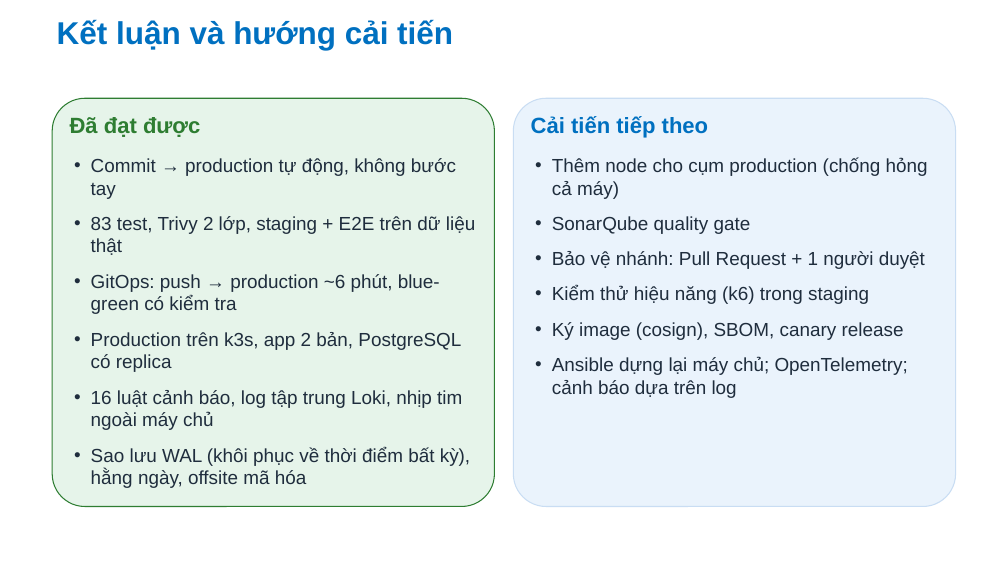
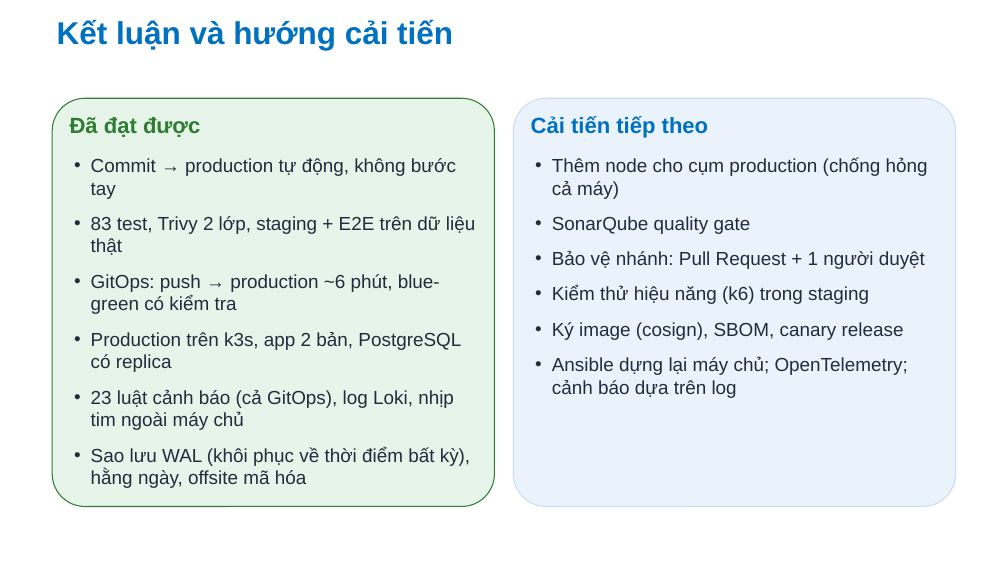
Before and after one commit to Anpham120/restaurant-management-system, a slide deck: slide 22 of docs/bao-cao/Slide_TrienKhaiPhanMem_AtlasRestaurant.pptx. Drawn at 1008x567 pixels with LibreOffice and Linux fonts; fonts in the diff are those of the drawing; background and template pictures are left out. Boxes give left, top, right and bottom in pixels: in the first picture for what was removed or moved away, otherwise in the second. Text is boxed around its words. In the diff, an @@ line names an element or a change of style, - is before the commit and + after.

```diff
--- a/docs/bao-cao/Slide_TrienKhaiPhanMem_AtlasRestaurant.pptx
+++ b/docs/bao-cao/Slide_TrienKhaiPhanMem_AtlasRestaurant.pptx
@@ text at (x1=91, y1=390, x2=454, y2=430): text changed @@
-• 16 luật cảnh báo, log tập trung Loki, nhịp tim ngoài máy chủ
+• 23 luật cảnh báo (cả GitOps), log Loki, nhịp tim ngoài máy chủ
```
Also in this commit, not shown: 3 other slides changed, 1 other file.
